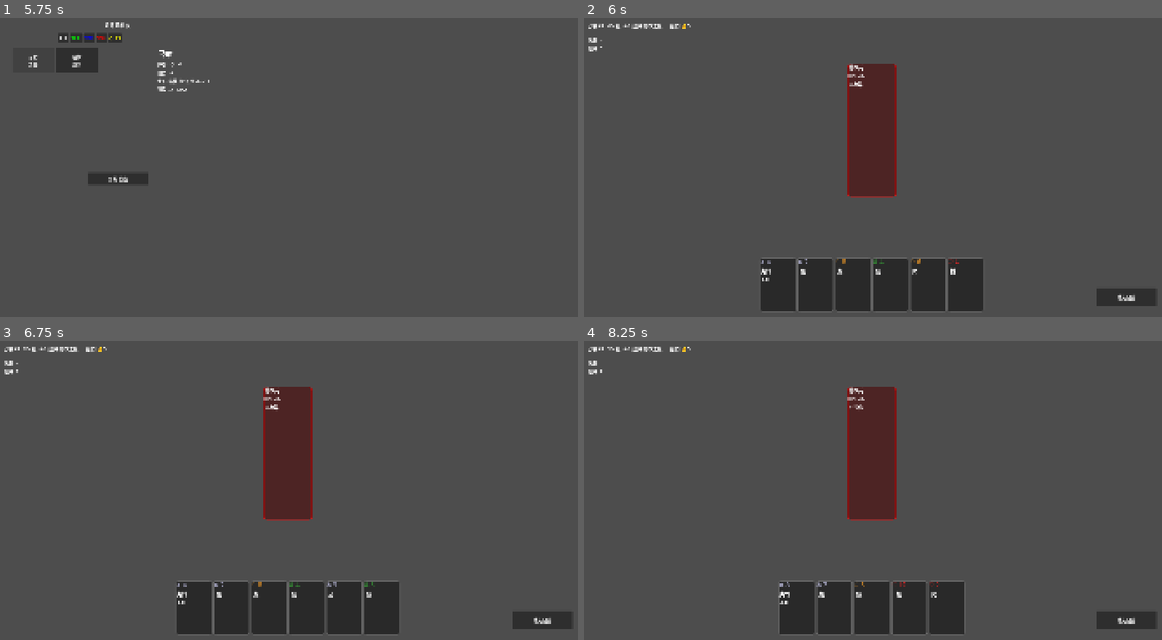
Above: before the commit, frames 1-4 (two rows, left to right).
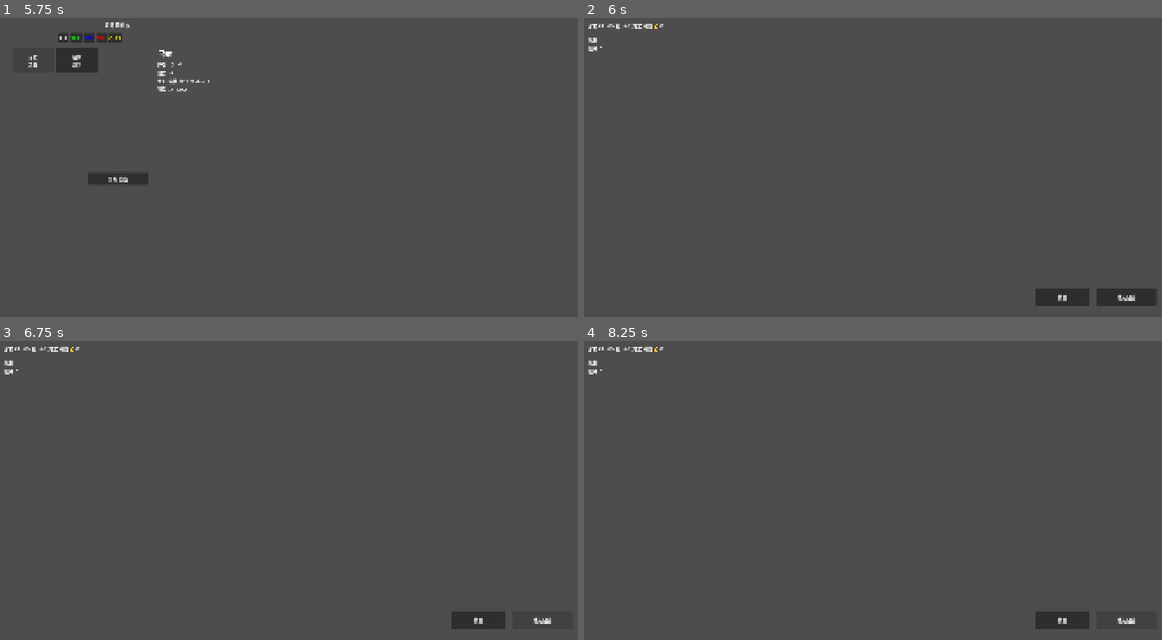
Above: after the commit, the same moments.

Repository: adam2046/three-kingdoms-deckbuilder
Game: Godot game, scene res://scenes/menu/main_menu.tscn
Two runs of this game, one before a commit and one after it. Both use one fixed random seed, a clock stepped at 60 frames per second and the inputs below.
Inputs (mouse positions are in pixels of both pictures, inside the frame that each line leads up to):
- Up to frame 1 (5.75 s): click "開始遊戲" at 0.5 s; click "ALL" at 1.25 s; click "SHU" at 2 s; click "WEI" at 2.75 s; click "WU" at 3.5 s; click "QUN" at 4.25 s; click "呂布 無雙" at 5 s
- Up to frame 2 (6 s): click "開始遊戲" at 5.75 s
- Up to frame 3 (6.75 s): click "結束回合" at 6.5 s
- Up to frame 4 (8.25 s): click (1063, 619) at 7.25 s, where only the run after the commit has a clickable "技能"; click "結束回合" at 8 s

Frame 1 is identical in both runs. In frame 2, 11% of the frame differs, in the area x 1-88%, y 1-99%; in frame 3, 11%; in frame 4, 9.7%.
Error after the commit: Parse Error: Cannot find member "CONTROL" in base "HeroData.Archetype". (res://scripts/battle/battle_scene.gd:138)

Commit message:
fix: crash on hero select — add all 20 heroes to battle_scene
- 12 heroes were selectable in hero_select but missing from
  _load_test_hero(), causing null starting_deck → crash
- Added: 劉備, 諸葛亮, 司馬懿, 夏侯惇, 甄姬, 郭嘉,
  周瑜, 陸遜, 黃蓋, 大喬, 貂蟬
- Added default fallback (_:) so any future hero won't crash

Diff:
--- a/scripts/battle/battle_scene.gd
+++ b/scripts/battle/battle_scene.gd
@@ -123,6 +123,103 @@
 			hero.skill_1_name_zh = "烈弓"
 			hero.skill_1_desc_zh = "手牌數≥目標體力值時，殺傷害+1"
 			hero.starting_deck = _create_starter_deck_attack()
+		"liu_bei":
+			hero.name_zh = "劉備"
+			hero.max_hp = 4
+			hero.faction = HeroData.Faction.SHU
+			hero.archetype = HeroData.Archetype.SUPPORT
+			hero.skill_1_name_zh = "仁德"
+			hero.skill_1_desc_zh = "give cards to heal"
+			hero.starting_deck = _create_starter_deck_balanced()
+		"zhuge_liang":
+			hero.name_zh = "諸葛亮"
+			hero.max_hp = 3
+			hero.faction = HeroData.Faction.SHU
+			hero.archetype = HeroData.Archetype.CONTROL
+			hero.skill_1_name_zh = "觀星"
+			hero.skill_1_desc_zh = "see top 5, reorder"
+			hero.starting_deck = _create_starter_deck_balanced()
+		"sim_yi":
+			hero.name_zh = "司馬懿"
+			hero.max_hp = 3
+			hero.faction = HeroData.Faction.WEI
+			hero.archetype = HeroData.Archetype.CONTROL
+			hero.skill_1_name_zh = "反饋"
+			hero.skill_1_desc_zh = "take damage → steal enemy card"
+			hero.starting_deck = _create_starter_deck_balanced()
+		"xiahou_dun":
+			hero.name_zh = "夏侯惇"
+			hero.max_hp = 4
+			hero.faction = HeroData.Faction.WEI
+			hero.archetype = HeroData.Archetype.ATTACK
+			hero.skill_1_name_zh = "剛烈"
+			hero.skill_1_desc_zh = "take damage → deal 1 back"
+			hero.starting_deck = _create_starter_deck_attack()
+		"zhen_ji":
+			hero.name_zh = "甄姬"
+			hero.max_hp = 3
+			hero.faction = HeroData.Faction.WEI
+			hero.archetype = HeroData.Archetype.DEFENSE
+			hero.skill_1_name_zh = "傾國"
+			hero.skill_1_desc_zh = "black cards → 閃"
+			hero.starting_deck = _create_starter_deck_balanced()
+		"guo_jia":
+			hero.name_zh = "郭嘉"
+			hero.max_hp = 3
+			hero.faction = HeroData.Faction.WEI
+			hero.archetype = HeroData.Archetype.SUPPORT
+			hero.skill_1_name_zh = "天妒"
+			hero.skill_1_desc_zh = "draw 2 when damaged"
+			hero.starting_deck = _create_starter_deck_balanced()
+		"zhou_yu":
+			hero.name_zh = "周瑜"
+			hero.max_hp = 3
+			hero.faction = HeroData.Faction.WU
+			hero.archetype = HeroData.Archetype.CONTROL
+			hero.skill_1_name_zh = "反間"
+			hero.skill_1_desc_zh = "guess suit or take 1 dmg"
+			hero.starting_deck = _create_starter_deck_balanced()
+		"lu_xun":
+			hero.name_zh = "陸遜"
+			hero.max_hp = 3
+			hero.faction = HeroData.Faction.WU
+			hero.archetype = HeroData.Archetype.CONTROL
+			hero.skill_1_name_zh = "連營"
+			hero.skill_1_desc_zh = "last card → draw 2"
+			hero.starting_deck = _create_starter_deck_balanced()
+		"huang_gai":
+			hero.name_zh = "黃蓋"
+			hero.max_hp = 4
+			hero.faction = HeroData.Faction.WU
+			hero.archetype = HeroData.Archetype.ATTACK
+			hero.skill_1_name_zh = "苦肉"
+			hero.skill_1_desc_zh = "lose 1 HP → draw 2"
+			hero.starting_deck = _create_starter_deck_attack()
+		"da_qiao":
+			hero.name_zh = "大喬"
+			hero.max_hp = 3
+			hero.faction = HeroData.Faction.WU
+			hero.archetype = HeroData.Archetype.CONTROL
+			hero.skill_1_name_zh = "國色"
+			hero.skill_1_desc_zh = "diamond cards → 樂"
+			hero.starting_deck = _create_starter_deck_balanced()
+		"diao_chan":
+			hero.name_zh = "貂蟬"
+			hero.max_hp = 3
+			hero.faction = HeroData.Faction.QUN
+			hero.archetype = HeroData.Archetype.CONTROL
+			hero.skill_1_name_zh = "離間"
+			hero.skill_1_desc_zh = "force 2 enemies to duel"
+			hero.starting_deck = _create_starter_deck_balanced()
+		_:
+			# Fallback: treat unknown heroes as balanced
+			hero.name_zh = hero_id
+			hero.max_hp = 4
+			hero.faction = HeroData.Faction.SHU
+			hero.archetype = HeroData.Archetype.BALANCED
+			hero.skill_1_name_zh = "—"
+			hero.skill_1_desc_zh = ""
+			hero.starting_deck = _create_starter_deck_balanced()
 
 	battle_manager.player_hero = hero
 
